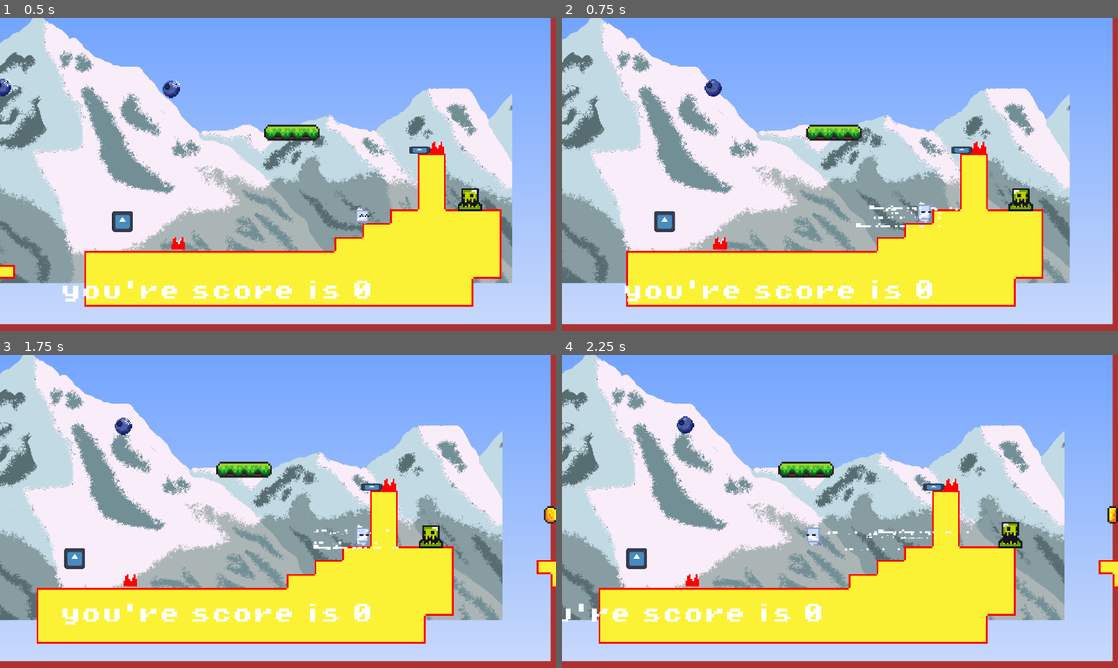
Above: before the commit, frames 1-4 (two rows, left to right).
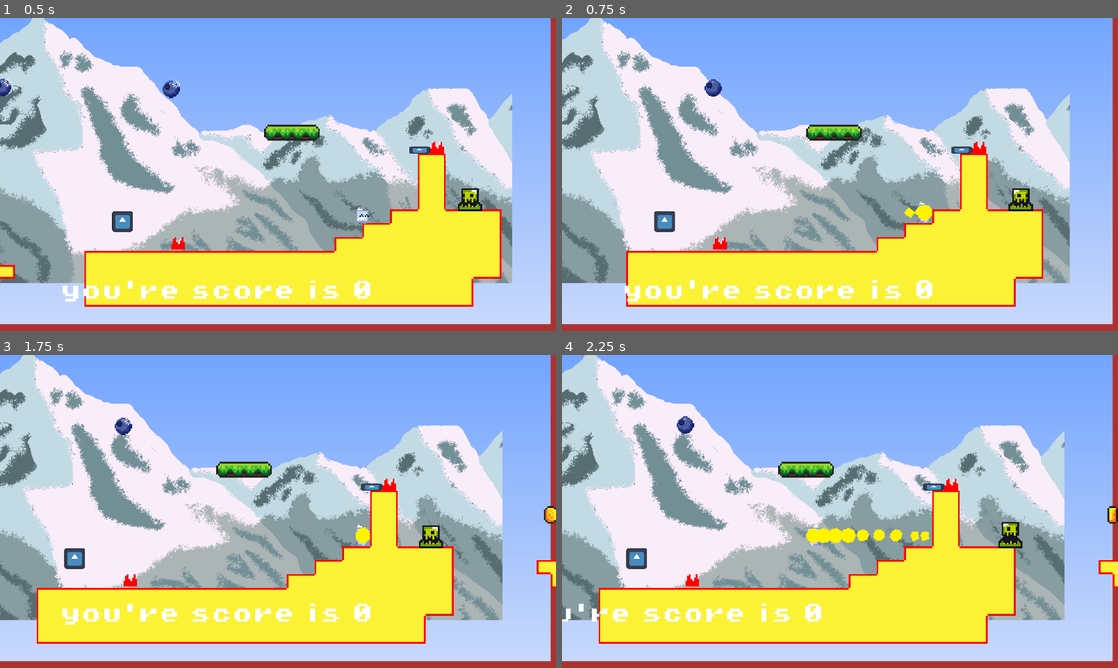
Above: after the commit, the same moments.

Repository: KingKiwiThe3rd/Priff-My-Beloved
Game: Godot game, scene res://scenes/game.tscn
Two runs of this game, one before a commit and one after it. Both use one fixed random seed, a clock stepped at 60 frames per second and the inputs below. The engine's default icon, where the game draws it, is replaced by a stand-in: a white triangle on a blue panel in a dark square.
Inputs:
- Up to frame 1 (0.5 s): no input
- Up to frame 2 (0.75 s): hold Right (Move Right) from 0.53 s (still down); tap Shift (Dash) at 0.6 s
- Up to frame 3 (1.75 s): keep holding Right (Move Right); tap Space (Jump) at 0.77, 0.8, 1.07, 1.35, 1.52 s; tap Shift (Dash) at 1.55 s
- Up to frame 4 (2.25 s): tap Space (Jump) at 1.82 s; release Right (Move Right) at 2.03 s; hold A (Move Left) from 2.03 s (still down); tap Shift (Dash) at 2.1 s

Frame 1 is identical in both runs. In frame 2, 0.3% of the frame differs, in the area x 52-72%, y 59-67%; in frame 3, 0.3%; in frame 4, 0.7%, in the area x 43-74%, y 55-63%.

Commit message:
dash and djump particles

Diff:
--- a/scenes/game.tscn
+++ b/scenes/game.tscn
@@ -1,29 +1,30 @@
-[gd_scene load_steps=46 format=3 uid="uid://borctkti25q41"]
+[gd_scene load_steps=48 format=3 uid="uid://borctkti25q41"]
 
 [ext_resource type="Script" uid="uid://dy8wxd8afqldj" path="res://scripts/room_1.gd" id="1_264po"]
 [ext_resource type="PackedScene" uid="uid://bowmp2irv84q6" path="res://scenes/priff.tscn" id="1_pqc4m"]
 [ext_resource type="Script" uid="uid://cl888tpmf610n" path="res://scripts/priff.gd" id="2_vn441"]
-[ext_resource type="Texture2D" uid="uid://bssoykq6ivdx7" path="res://assets/sprites/world_tileset.png" id="3_5h83q"]
-[ext_resource type="Texture2D" uid="uid://b5g67v11hkst5" path="res://assets/sprites/ap6igho8.png" id="3_i75mv"]
+[ext_resource type="Texture2D" uid="uid://clpx4sr170olx" path="res://assets/sprites/world_tileset.png" id="3_5h83q"]
+[ext_resource type="Texture2D" uid="uid://cdb2j1r1d1j7h" path="res://assets/sprites/ap6igho8.png" id="3_i75mv"]
 [ext_resource type="Script" uid="uid://dnb3hvg883nlu" path="res://scripts/camera_2d.gd" id="3_kvuet"]
 [ext_resource type="PackedScene" uid="uid://qcob8sd6dwbd" path="res://scenes/gplatform.tscn" id="4_7u5vg"]
 [ext_resource type="PackedScene" uid="uid://8u1td8yku887" path="res://scenes/coin.tscn" id="5_awnxt"]
-[ext_resource type="Texture2D" uid="uid://c6btq2gpbmupf" path="res://assets/sprites/dash_particles.png" id="5_qnb83"]
+[ext_resource type="Texture2D" uid="uid://dlqfck5qx8s5g" path="res://assets/sprites/dashsprite.png" id="5_qnb83"]
 [ext_resource type="PackedScene" uid="uid://bl7seeri7bbgm" path="res://scenes/slime.tscn" id="6_cicc7"]
-[ext_resource type="Texture2D" uid="uid://cp7icgip26ctk" path="res://assets/sprites/snow_shrubbery.png" id="6_kvuet"]
+[ext_resource type="Texture2D" uid="uid://qa15kfelwqs" path="res://assets/sprites/snow_shrubbery.png" id="6_kvuet"]
+[ext_resource type="Texture2D" uid="uid://6rf23kgj6bmb" path="res://assets/sprites/doubleJumpParticles.png" id="6_sww3w"]
 [ext_resource type="PackedScene" uid="uid://xxt3xkunx0u3" path="res://scenes/kill_zone.tscn" id="6_tg8no"]
-[ext_resource type="Texture2D" uid="uid://dqlnbwldu7u4e" path="res://assets/sprites/4GrapPixels.png" id="8_1kice"]
-[ext_resource type="Texture2D" uid="uid://cxt54ugxgcpnn" path="res://assets/sprites/templateSpritesheet.png" id="8_37s47"]
-[ext_resource type="Texture2D" uid="uid://dfnxdpwkv5hwn" path="res://assets/sprites/spikesPlaceholder.png" id="9_bt5mj"]
+[ext_resource type="Texture2D" uid="uid://dboh0mfnw8i02" path="res://assets/sprites/4GrapPixels.png" id="8_1kice"]
+[ext_resource type="Texture2D" uid="uid://utbpkjdiuw50" path="res://assets/sprites/templateSpritesheet.png" id="8_37s47"]
+[ext_resource type="Texture2D" uid="uid://dpsdenmt1x8j0" path="res://assets/sprites/spikesPlaceholder.png" id="9_bt5mj"]
 [ext_resource type="PackedScene" uid="uid://nljcjg4c58wi" path="res://scenes/area_2d.tscn" id="9_l3ayf"]
 [ext_resource type="Script" uid="uid://cothge0s50ytw" path="res://scripts/AutotileScript.gd" id="11_bhx41"]
-[ext_resource type="FontFile" uid="uid://b8i13b3yqmoai" path="res://assets/fonts/PixelOperator8-Bold.ttf" id="11_k52hj"]
+[ext_resource type="FontFile" uid="uid://chkxvd7018x7h" path="res://assets/fonts/PixelOperator8-Bold.ttf" id="11_k52hj"]
 [ext_resource type="PackedScene" uid="uid://yq1qck1v0qgy" path="res://scenes/checkpoint.tscn" id="11_kvpfn"]
 [ext_resource type="Script" uid="uid://c32lh3n1uqtvo" path="res://scripts/parallax_background.gd" id="14_ir15t"]
 [ext_resource type="Script" uid="uid://dnr7prkodw8w0" path="res://scripts/shittyMountains.gd" id="15_ca42v"]
-[ext_resource type="Texture2D" uid="uid://waadrh4afd6n" path="res://assets/sprites/simple_sky.png" id="16_ca42v"]
+[ext_resource type="Texture2D" uid="uid://kxwblpsnjxsg" path="res://assets/sprites/simple_sky.png" id="16_ca42v"]
 [ext_resource type="Script" uid="uid://boy8sa4ofhfdb" path="res://scripts/parallax_layer_2.gd" id="17_ssvqc"]
-[ext_resource type="Texture2D" uid="uid://d1qrjb53jq0l6" path="res://assets/sprites/snowy_mountains.png" id="18_ssvqc"]
+[ext_resource type="Texture2D" uid="uid://dvbnrxdbq5ga7" path="res://assets/sprites/snowy_mountains.png" id="18_ssvqc"]
 [ext_resource type="PackedScene" uid="uid://cfm5ymtjvp8wm" path="res://scenes/spike.tscn" id="24_e1j6l"]
 [ext_resource type="PackedScene" uid="uid://c5t56j1xjtmmd" path="res://scenes/spring.tscn" id="25_pl11u"]
 [ext_resource type="PackedScene" uid="uid://bujkn1p61kjea" path="res://scenes/sign.tscn" id="26_bhx41"]
@@ -33,8 +34,14 @@
 
 [sub_resource type="CanvasItemMaterial" id="CanvasItemMaterial_qnb83"]
 particles_animation = true
-particles_anim_h_frames = 1
-particles_anim_v_frames = 5
+particles_anim_h_frames = 3
+particles_anim_v_frames = 2
+particles_anim_loop = false
+
+[sub_resource type="CanvasItemMaterial" id="CanvasItemMaterial_suyxu"]
+particles_animation = true
+particles_anim_h_frames = 2
+particles_anim_v_frames = 2
 particles_anim_loop = false
 
 [sub_resource type="TileSetAtlasSource" id="TileSetAtlasSource_5sh4k"]
@@ -520,23 +527,33 @@
 drag_bottom_margin = 0.3
 script = ExtResource("3_kvuet")
 
-[node name="CPUParticles2D" type="CPUParticles2D" parent="Priff"]
+[node name="DashParticles" type="CPUParticles2D" parent="Priff"]
 material = SubResource("CanvasItemMaterial_qnb83")
-position = Vector2(0, -6)
+position = Vector2(0, -8)
 emitting = false
-amount = 10
+amount = 20
 texture = ExtResource("5_qnb83")
 lifetime = 0.15
 one_shot = true
-emission_shape = 3
-emission_rect_extents = Vector2(4, 4)
 gravity = Vector2(0, 0)
 initial_velocity_min = 2.0
 initial_velocity_max = 7.0
-scale_amount_min = 0.5
-scale_amount_max = 1.5
+angle_min = -720.0
+angle_max = 720.0
 anim_speed_min = 0.5
 anim_speed_max = 0.5
+
+[node name="jumpParticles" type="CPUParticles2D" parent="Priff"]
+material = SubResource("CanvasItemMaterial_suyxu")
+emitting = false
+amount = 3
+texture = ExtResource("6_sww3w")
+lifetime = 0.2
+one_shot = true
+explosiveness = 0.5
+gravity = Vector2(0, 100)
+anim_speed_min = 1.0
+anim_speed_max = 1.0
 
 [node name="TileMap" type="TileMap" parent="."]
 position = Vector2(-5, 0)
--- a/scripts/dash_manager.gd
+++ b/scripts/dash_manager.gd
@@ -6,7 +6,7 @@
 const DASH_DECAY = 1400.0
 const DASH_TIME = 0.2
 const DASH_COOLDOWN = 0.45
-@onready var particles = get_node("/root/Game/Priff/CPUParticles2D")
+@onready var Dparticles = get_node("/root/Game/Priff/DashParticles")
 
 @onready var priff = get_node("/root/Game/Priff")
 
@@ -55,8 +55,8 @@
 	if(priff.is_slow_motion==true):
 		priff.stop_slow_motion()
 	is_dashing = true
-	particles.emitting=true
 	var dash_direction = 1 if not player.animated_sprite_2d.flip_h else -1
+	Dparticles.emitting=true
 	player.velocity.x = dash_direction * DASH_INITIAL_BOOST
 	player.velocity.y = 0
 	dash_timer = DASH_TIME
--- a/scripts/priff.gd
+++ b/scripts/priff.gd
@@ -1,7 +1,8 @@
 extends CharacterBody2D
 
 @onready var animated_sprite_2d: AnimatedSprite2D = $AnimatedSprite2D
-@onready var particles = get_node("/root/Game/Priff/CPUParticles2D")
+@onready var Dparticles = get_node("/root/Game/Priff/DashParticles")
+@onready var Jparticles = get_node("/root/Game/Priff/jumpParticles")
 @onready var dash_manager = $DashManager
 @onready var TSlow_overlay = get_node("../CanvasLayer/TSlowOverlay")
 @onready var tile_map: TileMap = $"../TileMap"
@@ -126,6 +127,8 @@
 				velocity.y = JUMP_VELOCITY
 				JUMP_AMOUNT -= 1
 				coyote_timer = 0
+				if not is_on_floor():
+					Jparticles.emitting=true
 
 	var just_landed = is_on_floor() and not was_on_floor and velocity.y >= 0
 	if just_landed and not dash_manager.is_dashing and not is_preparing_jump:
Binary file added: assets/sprites/dashsprite.png
Binary file added: assets/sprites/doubleJumpParticles.png
Not shown: 1 places in scenes/coin.tscn that only renumber resources
Not shown: 1 places in scenes/gplatform.tscn that only renumber resources
Not shown: 1 places in scenes/priff.tscn that only renumber resources
